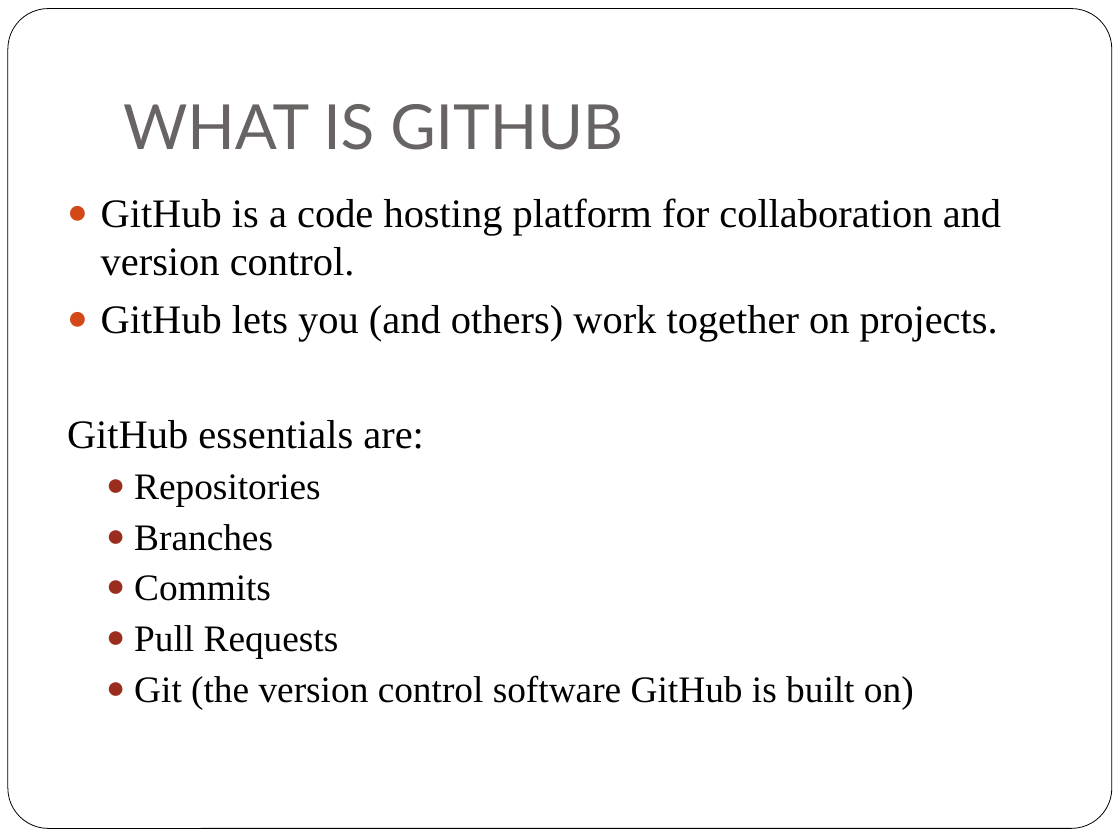
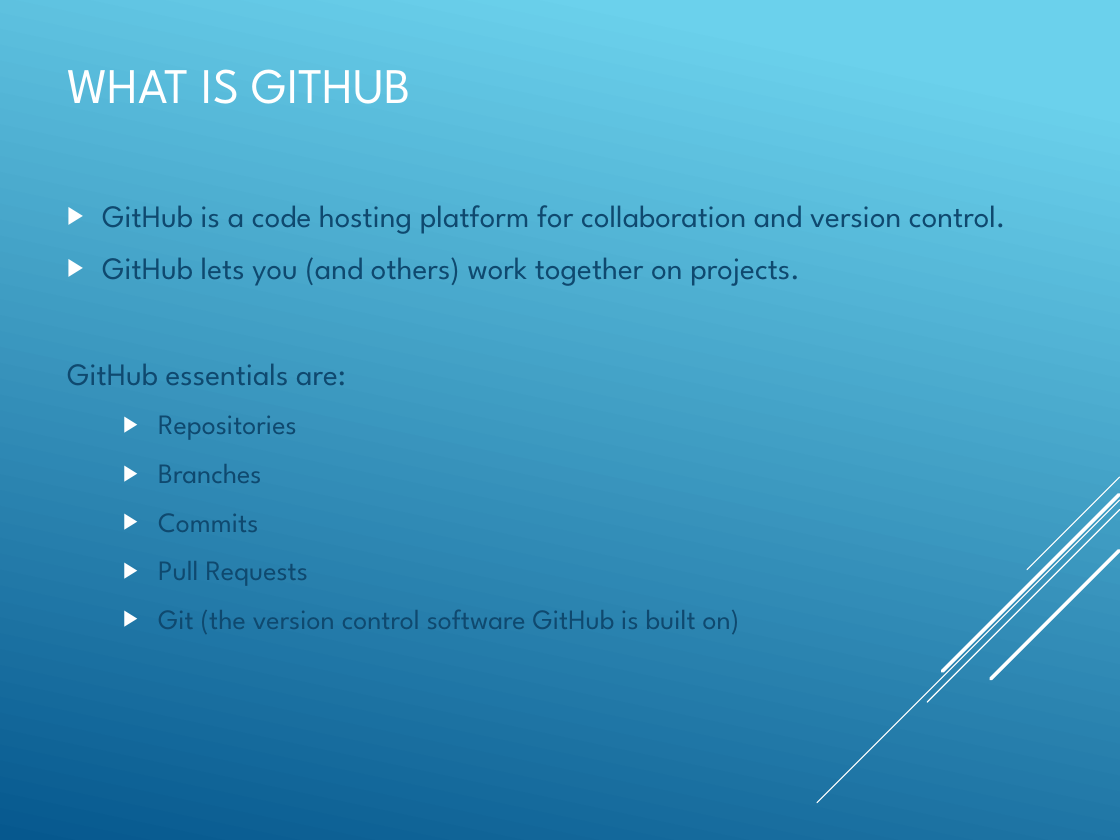
Before and after one commit to billdan02/schoolWork, a slide deck: slide 10 of powerpoint/GitGithubGitpages.pptx. Drawn at 1120x840 pixels with LibreOffice and Linux fonts; fonts in the diff are those of the drawing. Boxes give left, top, right and bottom in pixels: in the first picture for what was removed or moved away, otherwise in the second. Text is boxed around its words. In the diff, an @@ line names an element or a change of style, - is before the commit and + after.

Commit message:
github pages

```diff
--- a/powerpoint/GitGithubGitpages.pptx
+++ b/powerpoint/GitGithubGitpages.pptx
@@ background #FFFFFF to gradient #6ED2EB to #06588E @@
@@ rounded rectangle removed at box(8, 9, 1112, 829) @@
@@ title "WHAT IS GITHUB": place and size @@
-title "WHAT IS GITHUB" at box(123, 104, 623, 150)
+title "WHAT IS GITHUB" at box(67, 69, 410, 104)
@@ title "WHAT IS GITHUB" at box(67, 69, 410, 104): size 40 to 32 pt, font Lato to League Spartan, text colour #696464 to #FFFFFF; vertical alignment bottom to middle @@
@@ text "GitHub is a code hosting ...": place and size @@
-text "GitHub is a code hosting ..." at box(67, 198, 1001, 709)
+text "GitHub is a code hosting ..." at box(67, 205, 1006, 634)
@@ text "GitHub is a code hosting ..." at box(67, 205, 1006, 634): size 26 to 20 pt in "GitHub is a code hosting platform for ...", "GitHub lets you (and others) work together ...", "GitHub essentials are:"; font Times New Roman to League Spartan, text colour #000000 to #0F496F; size 24 to 18 pt in "Repositories", "Branches", "Commits", "Pull Requests" and 1 more places; bullet ● to ▶; more space between paragraphs; bullet colour #D34817 to #FFFFFF; indent changed; bullet colour #9B2D1F to #FFFFFF; vertical alignment top to middle @@
@@ group added at box(818, 477, 1120, 803): 5 lines @@
```
Also in this commit, not shown: 13 other slides changed, 1 other file.
